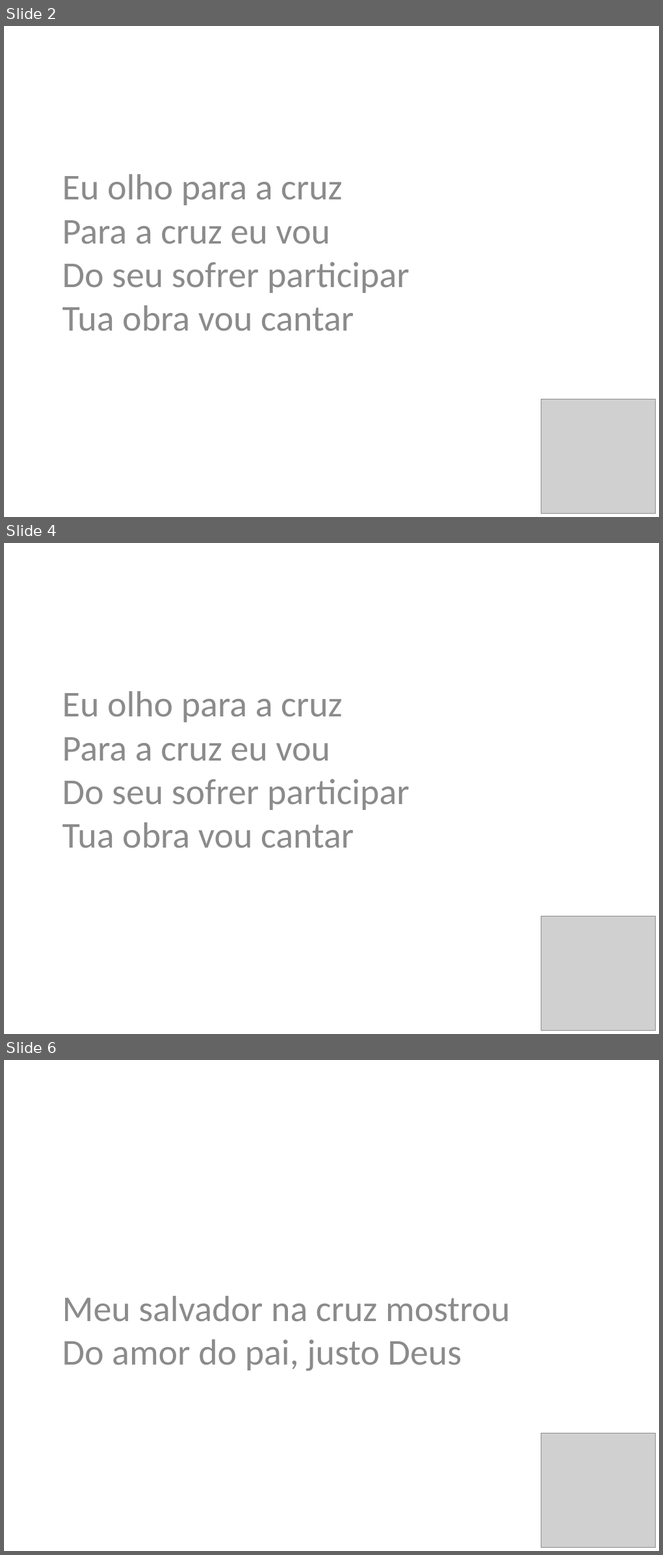
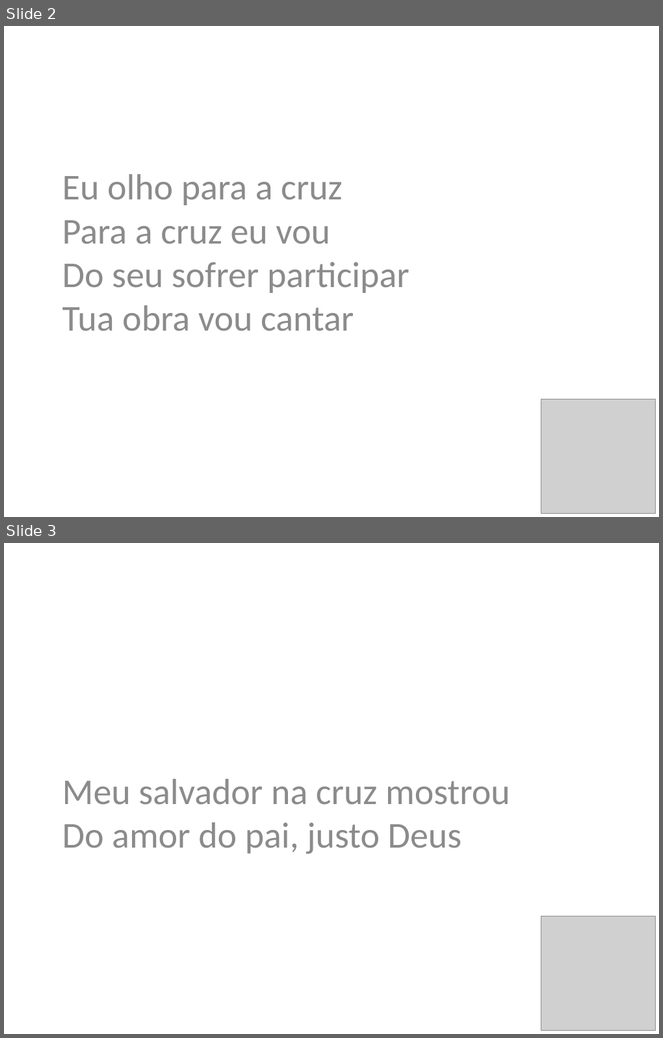
Before and after one commit to FilipeQuina/flask-pptx, a slide deck: slides/Quebrantado-Vineyard.pptx. Shown one above the other, each under a label of ours: slides 2, 4 and 6 before the commit, slides 2 and 3 after it; the slides between them are not shown. The pictures are 663x1555 and 663x1038 pixels, drawn with LibreOffice and Linux fonts; fonts in the diff are those of the drawing; grey boxes stand for pictures. Boxes give left, top, right and bottom in pixels: in the first picture for what was removed or moved away, otherwise in the second. Text is boxed around its words. In the diff, an @@ line names an element or a change of style, - is before the commit and + after.

```diff
--- a/slides/Quebrantado-Vineyard.pptx
+++ b/slides/Quebrantado-Vineyard.pptx
@@ slide 4 removed at bbox=[4, 543, 659, 1034], background #FFFFFF @@
@@ text removed at bbox=[62, 691, 410, 849] @@
-Eu olho para a cruz
-Para a cruz eu vou
-Do seu sofrer participar
-Tua obra vou cantar
@@ picture removed at bbox=[542, 917, 656, 1031] @@
@@ what was slide 6 is now slide 3 @@
```
Also in this commit, not shown: 22 other slides removed, 19 other files.
